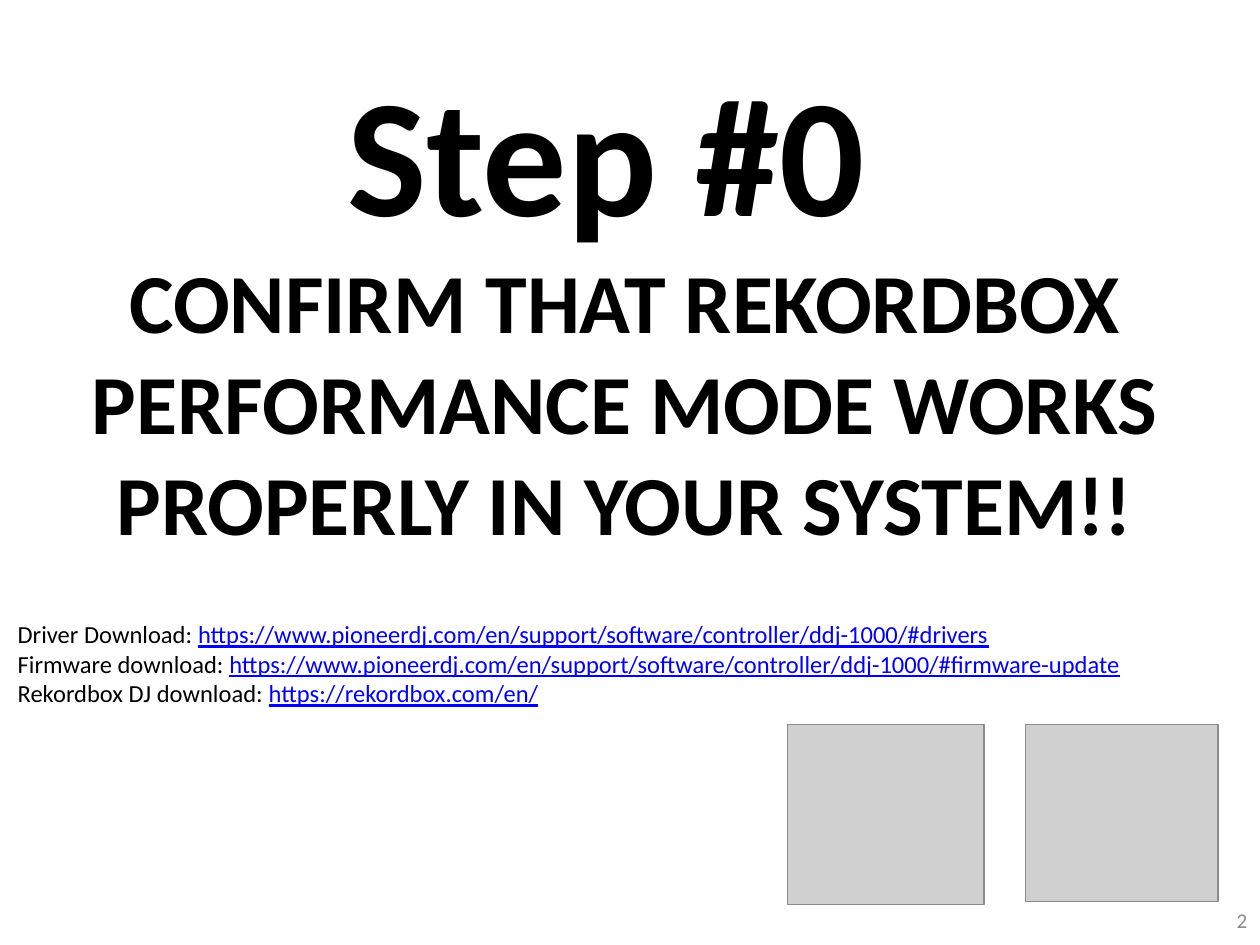
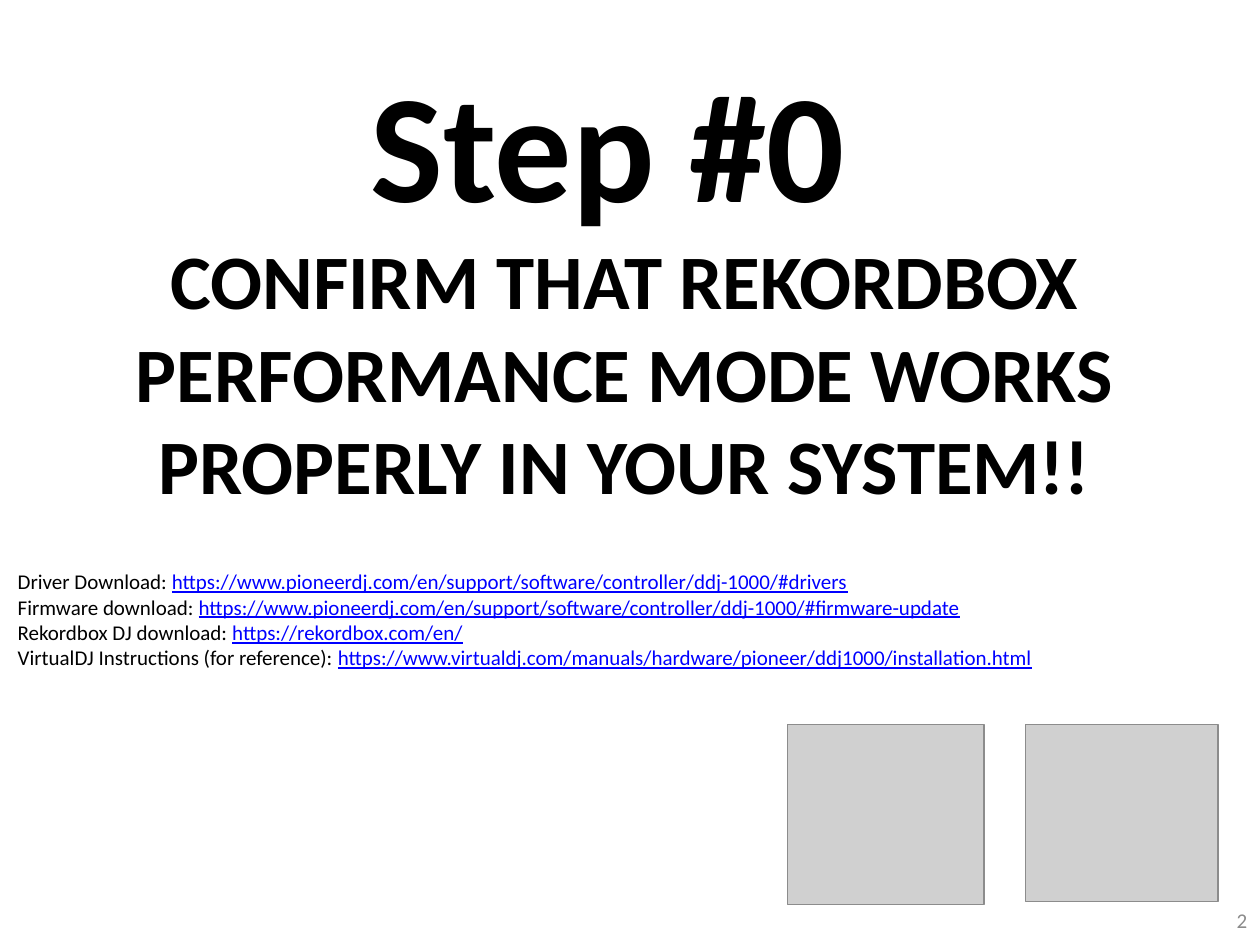
Before and after one commit to pestrela/music, a slide deck: slide 2 of traktor/mapping_ddj_1000/Support files/Source files/DDJ-1000 - Installation Guide.pptx. Drawn at 1260x945 pixels with LibreOffice and Linux fonts; fonts in the diff are those of the drawing; grey boxes stand for pictures. Boxes give left, top, right and bottom in pixels: in the first picture for what was removed or moved away, otherwise in the second. Text is boxed around its words. In the diff, an @@ line names an element or a change of style, - is before the commit and + after.

```diff
--- a/traktor/mapping_ddj_1000/Support files/Source files/DDJ-1000 - Installation Guide.pptx
+++ b/traktor/mapping_ddj_1000/Support files/Source files/DDJ-1000 - Installation Guide.pptx
@@ text at (18, 97, 1113, 644): size 96 to 88 pt in "Step #0"; size 48 to 44 pt in "CONFIRM THAT REKORDBOX PERFORMANCE MODE WORKS PROPERLY ..."; size 14 to 12 pt in "Driver Download: https://www.pioneerdj.com/en/support/softwa ...", "Firmware download: https://www.pioneerdj.com/en/support/soft ...", "Rekordbox DJ download: https://rekordbox.com/en/" @@
@@ text at (18, 650, 1031, 669): paragraph added @@
+VirtualDJ Instructions (for reference): https://www.virtualdj.com/manuals/hardware/pioneer/ddj1000/installation.html
```
Also in this commit, not shown: 5 other slides changed, 3 slides added, 8 other files.
